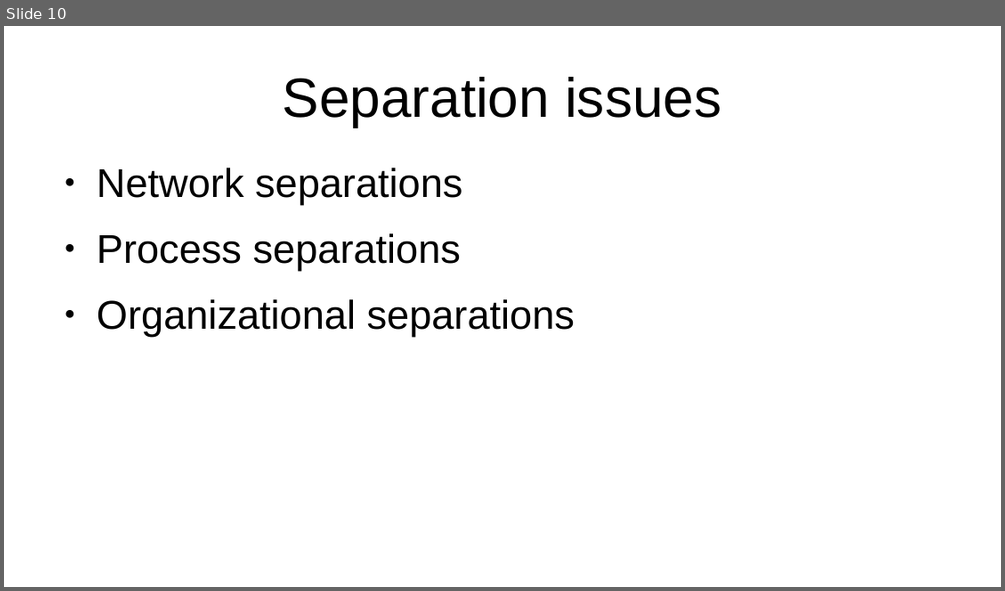
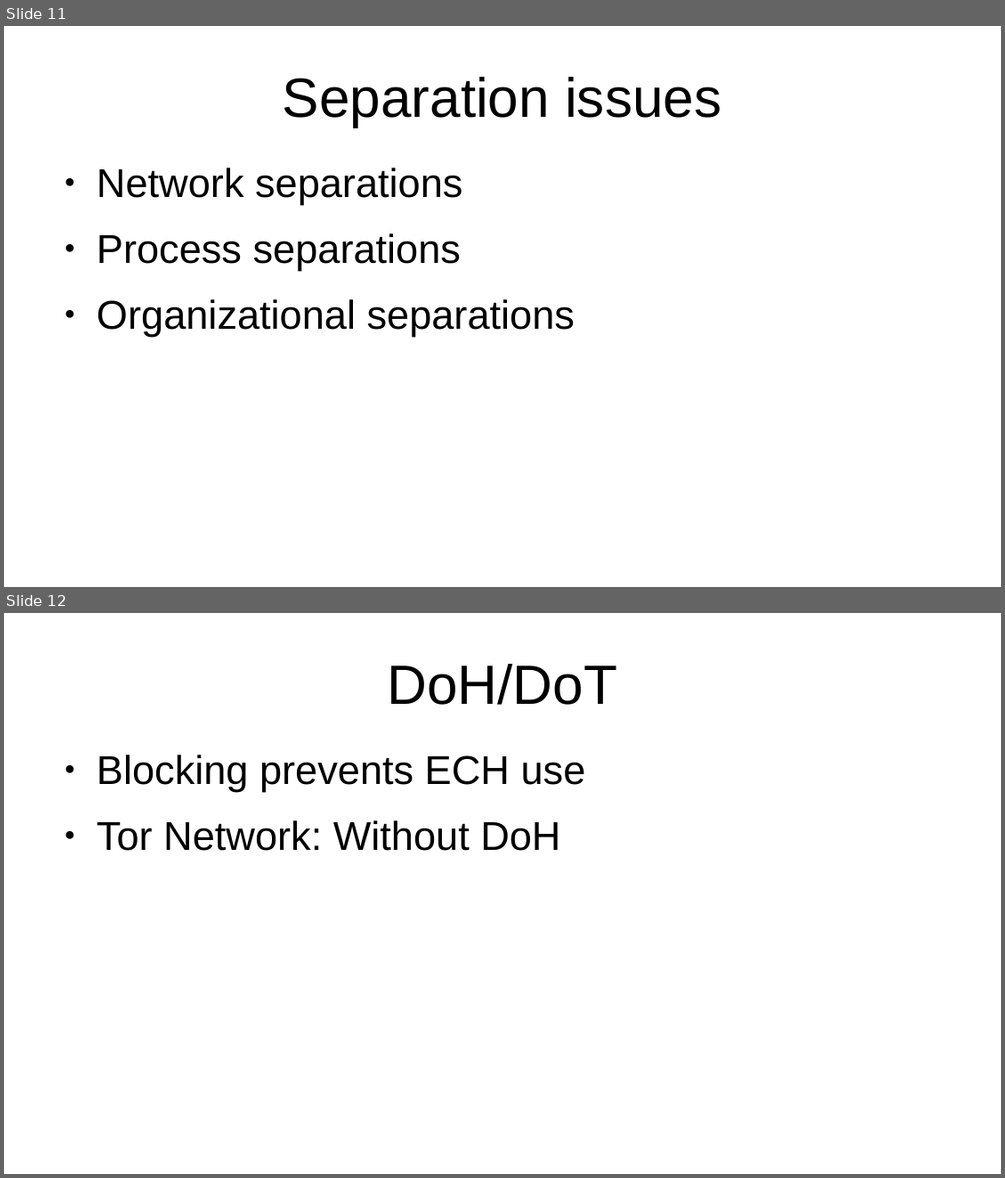
Before and after one commit to certtools/defo-security-analysis, a slide deck: stammtisch/presentation.odp. Shown one above the other, each under a label of ours: slide 10 before the commit, slides 11 and 12 after it. The pictures are 1005x591 and 1005x1178 pixels, drawn with LibreOffice and Linux fonts; fonts in the diff are those of the drawing. Boxes give left, top, right and bottom in pixels: in the first picture for what was removed or moved away, otherwise in the second. Text is boxed around its words. In the diff, an @@ line names an element or a change of style, - is before the commit and + after.

```diff
--- a/stammtisch/presentation.odp
+++ b/stammtisch/presentation.odp
@@ slide 12 added at box(4, 613, 1001, 1174), background #FFFFFF @@
@@ title added at box(387, 664, 617, 705), 44 pt, text #000000 @@
+DoH/DoT
@@ text added at box(97, 755, 586, 851), 32 pt, text #000000 @@
+● Blocking prevents ECH use
+● Tor Network: Without DoH
@@ what was slide 10 is now slide 11 @@
```
Also in this commit, not shown: 5 slides changed, 4 other slides added, 13 slides removed, 1 other file.
